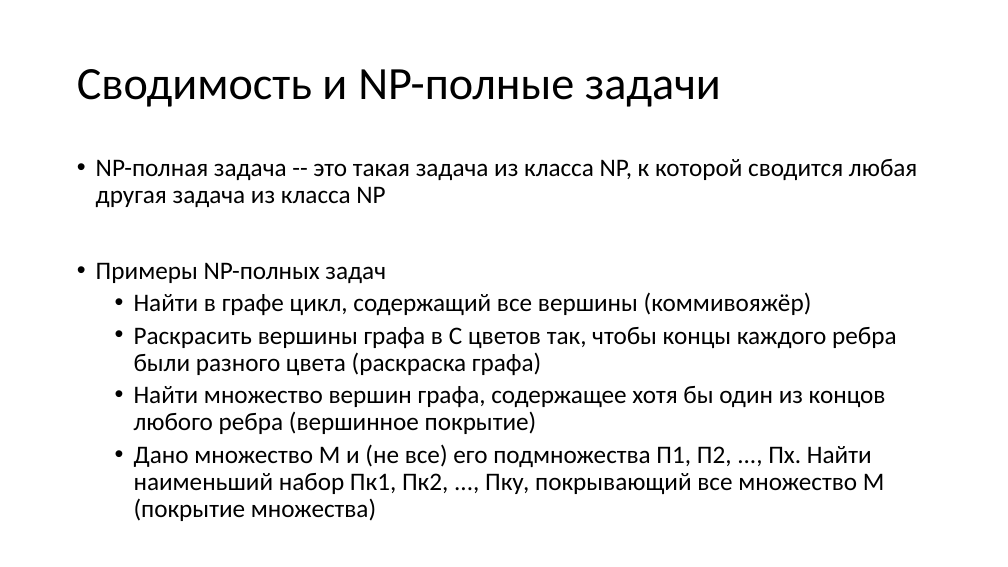
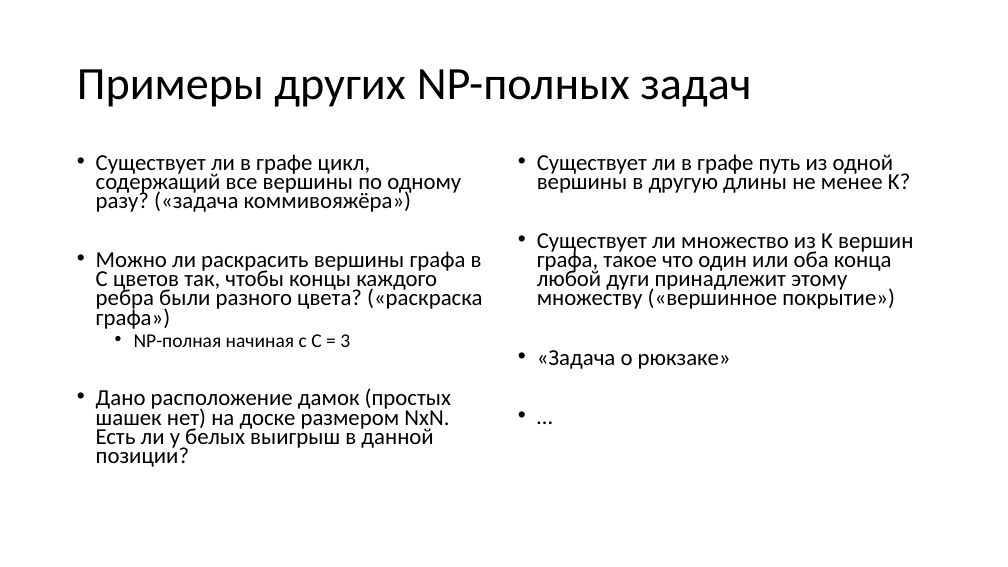
Before and after one commit to Evgueni-Petrov-aka-espetrov/Algorithms-and-Programming-in-C-pptx, a slide deck: slide 10 of 20 Алгоритмы с возвратом.pptx (slide 6 before the commit). Drawn at 1008x567 pixels with LibreOffice and Linux fonts; fonts in the diff are those of the drawing. Boxes give left, top, right and bottom in pixels: in the first picture for what was removed or moved away, otherwise in the second. Text is boxed around its words. In the diff, an @@ line names an element or a change of style, - is before the commit and + after.

```diff
--- a/20 Алгоритмы с возвратом.pptx
+++ b/20 Алгоритмы с возвратом.pptx
@@ title at (x1=77, y1=69, x2=751, y2=107): text changed @@
-Сводимость и NP-полные задачи
+Примеры других NP-полных задач
@@ text at (x1=96, y1=154, x2=482, y2=467): text changed; size 24 to 21.7 pt @@
-• NP-полная задача -- это такая задача из класса NP, к которой сводится любая другая задача из класса NP
-• Примеры NP-полных задач
-  • Найти в графе цикл, содержащий все вершины (коммивояжёр)
-  • Раскрасить вершины графа в C цветов так, чтобы концы каждого ребра были разного цвета (раскраска графа)
-  • Найти множество вершин графа, содержащее хотя бы один из концов любого ребра (вершинное покрытие)
-  • Дано множество М и (не все) его подмножества П1, П2, ..., Пх. Найти наименьший набор Пк1, Пк2, ..., Пку, покрывающий все множество М (покрытие множества)
+• Существует ли в графе цикл, содержащий все вершины по одному разу? («задача коммивояжёра»)
+• Можно ли раскрасить вершины графа в C цветов так, чтобы концы каждого ребра были разного цвета? («раскраска графа»)
+  • NP-полная начиная с C = 3
+• Дано расположение дамок (простых шашек нет) на доске размером NxN. Есть ли у белых выигрыш в данной позиции?
@@ text added at (x1=537, y1=154, x2=913, y2=369), 21.7 pt, text #000000 @@
+• Существует ли в графе путь из одной вершины в другую длины не менее K?
+• Существует ли множество из K вершин графа, такое что один или оба конца любой дуги принадлежит этому множеству («вершинное покрытие»)
+• «Задача о рюкзаке»
+• …
```
Also in this commit, not shown: 21 other slides changed, 12 slides added, 14 slides removed.
